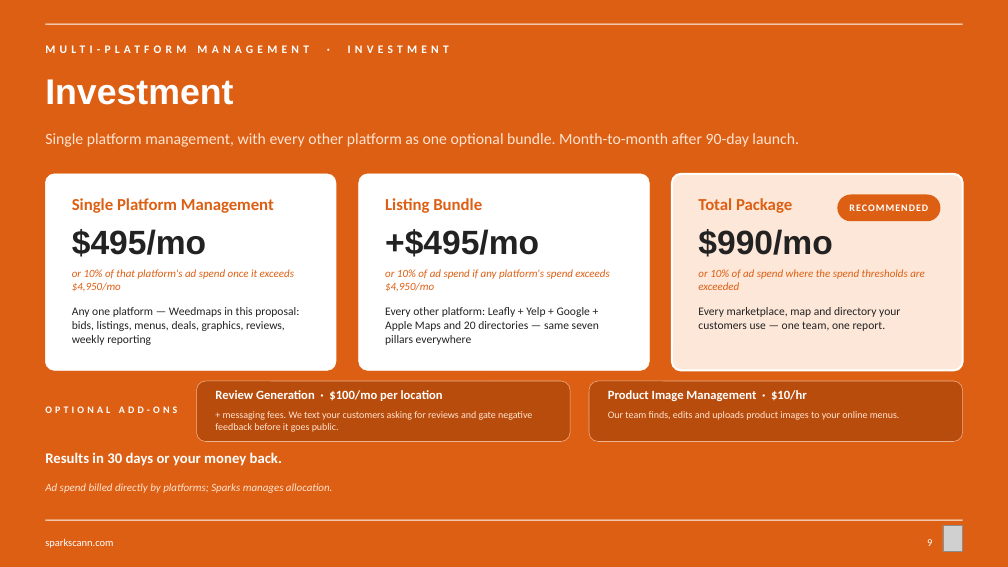
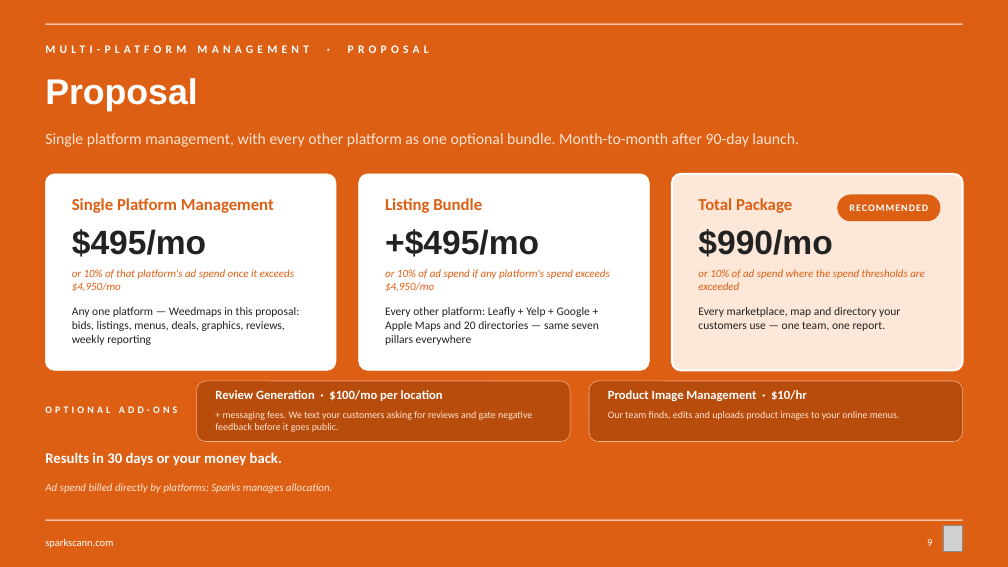
Before and after one commit to sparksmanagement/pitchdeckspecialist, a slide deck: slide 9 of decks/Sparks-x-example-green-valley.pptx. Drawn at 1008x567 pixels with LibreOffice and Linux fonts; fonts in the diff are those of the drawing; grey boxes stand for pictures. Boxes give left, top, right and bottom in pixels: in the first picture for what was removed or moved away, otherwise in the second. Text is boxed around its words. In the diff, an @@ line names an element or a change of style, - is before the commit and + after.

```diff
--- a/decks/Sparks-x-example-green-valley.pptx
+++ b/decks/Sparks-x-example-green-valley.pptx
@@ text at bbox=[45, 45, 429, 53]: text changed @@
-MULTI-PLATFORM MANAGEMENT · INVESTMENT
+MULTI-PLATFORM MANAGEMENT · PROPOSAL
@@ text at bbox=[45, 78, 197, 111]: text changed @@
-Investment
+Proposal
```
Also in this commit, not shown: 2 other files.
